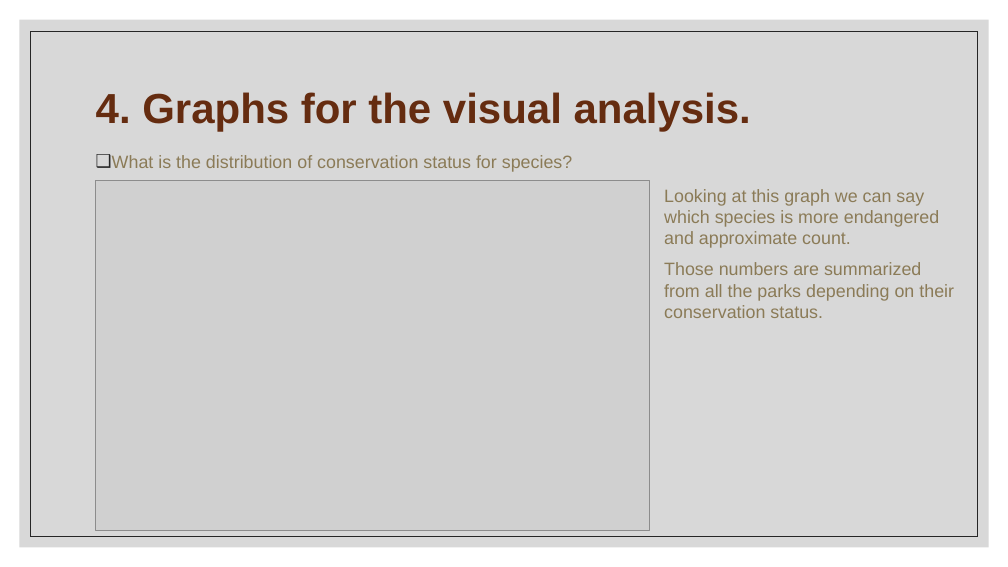
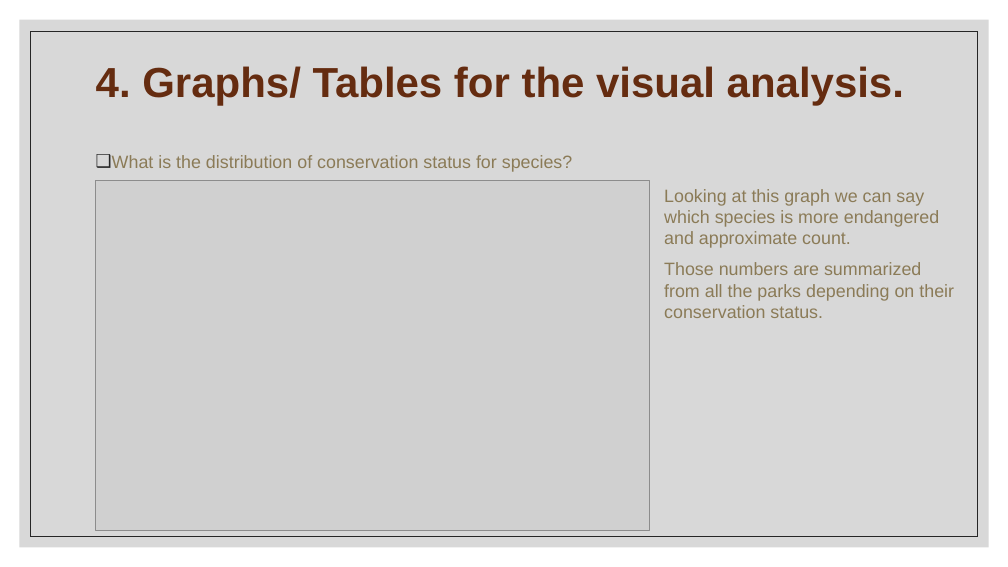
Before and after one commit to Kate-Pol/Biodiversity-in-National-Parks, a slide deck: slide 6 of Project Presentation.pptx. Drawn at 1008x567 pixels with LibreOffice and Linux fonts; fonts in the diff are those of the drawing; grey boxes stand for pictures. Boxes give left, top, right and bottom in pixels: in the first picture for what was removed or moved away, otherwise in the second. Text is boxed around its words. In the diff, an @@ line names an element or a change of style, - is before the commit and + after.

Commit message:
completed presentation

```diff
--- a/Project Presentation.pptx
+++ b/Project Presentation.pptx
@@ title at bbox=[96, 66, 904, 105]: text changed @@
-4. Graphs for the visual analysis.
+4. Graphs/ Tables for the visual analysis.
```
Also in this commit, not shown: 4 slides added, 1 slide removed.
